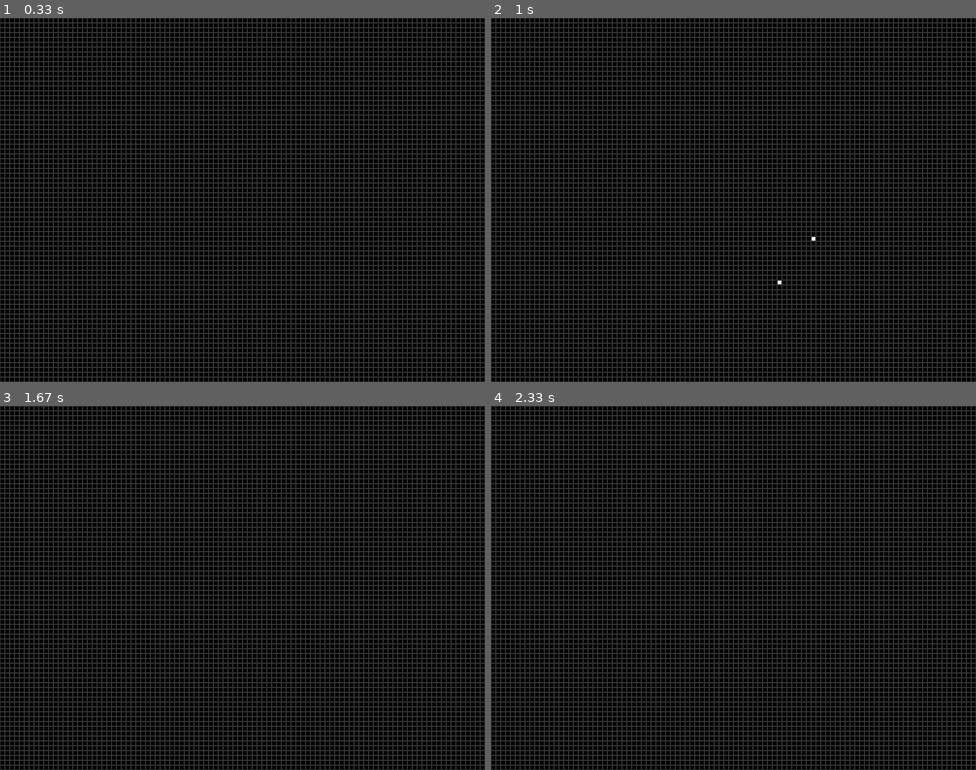
Above: before the commit, frames 1-4 (two rows, left to right).
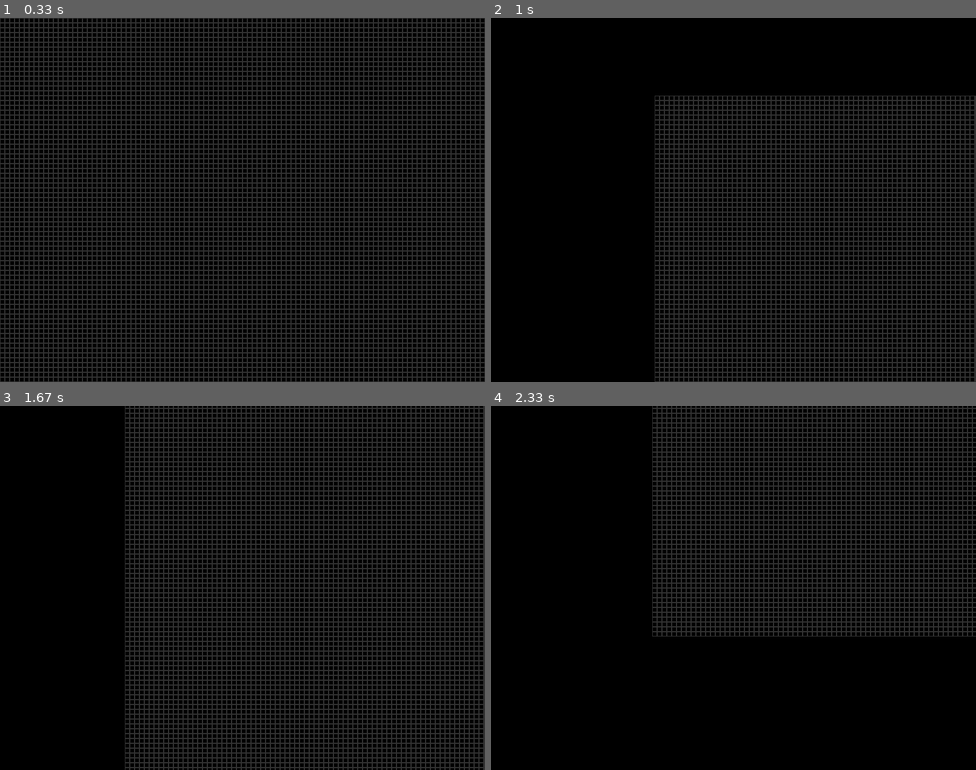
Above: after the commit, the same moments.

Repository: nicovgross/game-of-life
Game: pygame game, started from game-of-life.py
Same seed, same stepped clock (60 frames per second), same inputs: the game is played once before the commit and once after it.
Inputs (mouse positions are in pixels of both pictures, inside the frame that each line leads up to):
- Up to frame 1 (0.33 s): no input
- Up to frame 2 (1 s): press the mouse at (617, 203) at 0.37 s; move the mouse to (699, 243) at 0.47 s; release the mouse at (782, 280) at 0.6 s; click (815, 240) at 0.8 s
- Up to frame 3 (1.67 s): tap Space at 1.07 s; press the mouse at (324, 628) at 1.5 s; move the mouse to (286, 540) at 1.6 s
- Up to frame 4 (2.33 s): release the mouse at (738, 456) at 1.73 s; press the mouse at (815, 628) at 1.9 s; move the mouse to (854, 544) at 2 s; release the mouse at (888, 464) at 2.13 s; press the mouse at (815, 522) at 2.3 s

Frame 1 is identical in both runs. In frame 2, 40% of the frame differs, in the area x 0-100%, y 0-100%; in frame 3, 58%; in frame 4, 52%.

Commit message:
fixed dragging detection

Diff:
--- a/game-of-life.py
+++ b/game-of-life.py
@@ -51,57 +51,45 @@
 
     return new_board
 
-def handle_events(board, running, CELL_SIZE, offset):
-
+def handle_events(board, running, CELL_SIZE, offset, state):
     for event in pygame.event.get():
         if event.type == pygame.QUIT:
             pygame.quit()
             sys.exit()
 
-        if event.type == pygame.MOUSEBUTTONDOWN and not running:
+        if event.type == pygame.MOUSEBUTTONDOWN:
+            if event.button == 1:  #left click to activate cell or drag the grid
+                state["dragging"] = True
+                state["initial_position"] = pygame.mouse.get_pos()
+                state["moved"] = False  #flag to check if there was a significant movement
 
-            if event.button == 1: #left click to activate cell
-                left_click = pygame.mouse.get_pressed()[0]
-                initial_position = pygame.mouse.get_pos()
-                while left_click:
-                    for event in pygame.event.get():
-                        if event.type == pygame.QUIT:
-                            pygame.quit()
-                            sys.exit()
-                    left_click = pygame.mouse.get_pressed()[0]
-
-                current_mouse_pos = pygame.mouse.get_pos()
-                dx = current_mouse_pos[0] - initial_position[0]
-                dy = current_mouse_pos[1] - initial_position[1]
-                offset[0] = dx
-                offset[1] = dy
-
-
-                '''if offset == [0, 0]:
-                    offset = [0, 0]
-                    continue
-
-                print(initial_position, current_mouse_pos)
-                print(dx, dy)
-                print(offset)'''
-
-                x, y = pygame.mouse.get_pos()
-                cell_x, cell_y = x // CELL_SIZE, y // CELL_SIZE
-                board[cell_y, cell_x] = 1 - board[cell_y, cell_x]
-
-        if event.type == pygame.MOUSEBUTTONDOWN:
             if event.button == 4 and CELL_SIZE <= 60: #scroll up to zoom in
-                    CELL_SIZE *= 1.25
+                    CELL_SIZE = int(CELL_SIZE * 1.25)
             if event.button == 5 and CELL_SIZE >= 4: #scroll down to zoom out
                     CELL_SIZE //= 1.25
 
-        '''if event.type == pygame.MOUSEMOTION and dragging:
+        #detects if user is dragging the grid
+        if event.type == pygame.MOUSEMOTION and state["dragging"]:
             current_mouse_pos = pygame.mouse.get_pos()
-            dx = current_mouse_pos[0] - last_mouse_pos[0]
-            dy = current_mouse_pos[1] - last_mouse_pos[1]
-            offset[0] += dx
-            offset[1] += dy
-            last_mouse_pos = current_mouse_pos'''
+            dx = current_mouse_pos[0] - state["initial_position"][0]
+            dy = current_mouse_pos[1] - state["initial_position"][1]
+
+            if abs(dx) > 2 or abs(dy) > 2:  #defines if movement was significant enough
+                offset[0] += dx
+                offset[1] += dy
+                state["initial_position"] = current_mouse_pos  #updates initial position
+                state["moved"] = True
+
+        if event.type == pygame.MOUSEBUTTONUP:
+            if event.button == 1:  #left click to activate cell
+                state["dragging"] = False
+
+                #only activates cell if there was no significant movement
+                if not state["moved"]:
+                    x, y = pygame.mouse.get_pos()
+                    cell_x, cell_y = (x - offset[0]) // CELL_SIZE, (y - offset[1]) // CELL_SIZE
+                    if 0 <= cell_x < GRID_SIZE and 0 <= cell_y < GRID_SIZE:
+                        board[cell_y, cell_x] = 1 - board[cell_y, cell_x]
 
         if event.type == pygame.KEYDOWN:
             if event.key == pygame.K_SPACE:
@@ -112,7 +100,7 @@
             if event.key == pygame.K_f:
                 pygame.display.toggle_fullscreen()
 
-    return board, running, int(CELL_SIZE), offset
+    return board, running, CELL_SIZE, offset
 
 def draw_grid(board, screen, CELL_SIZE, offset):
     screen.fill(BLACK)
@@ -131,10 +119,13 @@
 
     board = initialize_board(GRID_SIZE)
     running = False
-    offset = [0, 0]
+    offset = [0, 0] #indicates how far the grid has been dragged, and used to display the grid in the correct position
+
+    #dictionary that handles mouse dragging
+    state = {"dragging": False, "initial_position": None}
+
     while True:
-        board, running, CELL_SIZE, offset = handle_events(board, running, CELL_SIZE, offset)
-        #print(offset)
+        board, running, CELL_SIZE, offset = handle_events(board, running, CELL_SIZE, offset, state)
 
         if running:
             board = update_board(board)
--- a/test.py
+++ b/test.py
@@ -258,6 +258,7 @@
 
 game_of_life()'''
 
+'''
 import pygame
 import numpy as np
 import sys
@@ -295,4 +296,133 @@
 
 # Executar o jogo
 if __name__ == "__main__":
+    game_of_life()'''
+
+
+import numpy as np
+import sys
+import pygame
+
+WIDTH, HEIGHT = 800, 600
+GRID_SIZE = 100
+CELL_SIZE = WIDTH // GRID_SIZE
+FPS = 10
+
+BLACK = (0, 0, 0)
+WHITE = (255, 255, 255)
+GRAY = (50, 50, 50)
+
+def initialize_board(n):
+    board = np.zeros([n, n])
+    return board
+
+def check_neighbors(board, cell):
+    live_neighbors = 0
+    i = cell[0]
+    j = cell[1]
+
+    neighbors = [tuple([i-1, j-1]), tuple([i-1, j]), tuple([i-1, j+1]), tuple([i, j+1]),
+                 tuple([i+1, j+1]), tuple([i+1, j]), tuple([i+1, j-1]), tuple([i, j-1])]
+
+    for neighbor in neighbors:
+        if neighbor[0] < 0 or neighbor[0] > board.shape[0]-1 or neighbor[1] < 0 or neighbor[1] > board.shape[0]-1:
+            continue
+        if board[neighbor] == 1:
+            live_neighbors += 1
+
+    return live_neighbors
+
+def update_board(prev_board):
+    n = prev_board.shape[0]
+    new_board = initialize_board(n)
+
+    for i in range(n):
+        for j in range(n):
+            cell = tuple([i, j])
+            alive = 1 if prev_board[cell] == 1 else 0
+
+            live_neighbors = check_neighbors(prev_board, cell)
+
+            if alive and live_neighbors in [2, 3]:
+                new_board[cell] = 1
+            elif alive and live_neighbors not in [2, 3]:
+                new_board[cell] = 0
+            elif not alive and live_neighbors == 3:
+                new_board[cell] = 1
+
+    return new_board
+
+def handle_events(board, running, CELL_SIZE, offset):
+
+    for event in pygame.event.get():
+        if event.type == pygame.QUIT:
+            pygame.quit()
+            sys.exit()
+
+        if event.type == pygame.MOUSEBUTTONDOWN and not running:
+            if event.button == 1: #left click to activate cell
+                x, y = pygame.mouse.get_pos()
+                cell_x, cell_y = x // CELL_SIZE, y // CELL_SIZE
+                board[cell_y, cell_x] = 1 - board[cell_y, cell_x]
+
+        if event.type == pygame.MOUSEBUTTONDOWN:
+            if event.button == 4 and CELL_SIZE <= 60: #scroll up to zoom in
+                    CELL_SIZE *= 1.25
+            if event.button == 5 and CELL_SIZE >= 4: #scroll down to zoom out
+                    CELL_SIZE //= 1.25
+
+        if event.type == pygame.KEYDOWN:
+            if event.key == pygame.K_SPACE:
+                running = not running
+            if event.key == pygame.K_r:
+                board = initialize_board(GRID_SIZE)
+                running = False
+            if event.key == pygame.K_f:
+                pygame.display.toggle_fullscreen()
+            if event.key == pygame.K_a:
+                offset[0] += CELL_SIZE
+            if event.key == pygame.K_d:
+                offset[0] -= CELL_SIZE
+            if event.key == pygame.K_w:
+                offset[1] += CELL_SIZE
+            if event.key == pygame.K_s:
+                offset[1] -= CELL_SIZE
+
+        print(offset)
+
+    return board, running, int(CELL_SIZE), offset
+
+def draw_grid(board, screen, CELL_SIZE, offset):
+    screen.fill(BLACK)
+    for i in range(GRID_SIZE):
+        for j in range(GRID_SIZE):
+            rect = pygame.Rect(j * CELL_SIZE + offset[0], i * CELL_SIZE + offset[1], CELL_SIZE, CELL_SIZE)
+            color = WHITE if board[i, j] == 1 else BLACK
+            pygame.draw.rect(screen, color, rect)
+            pygame.draw.rect(screen, GRAY, rect, 1)
+
+def game_of_life(CELL_SIZE=CELL_SIZE):
+    pygame.init()
+    screen = pygame.display.set_mode((WIDTH, HEIGHT), pygame.RESIZABLE)
+    pygame.display.set_caption("Game of Life")
+    clock = pygame.time.Clock()
+
+    board = initialize_board(GRID_SIZE)
+    running = False
+    offset = [0, 0]
+    while True:
+        board, running, CELL_SIZE, offset = handle_events(board, running, CELL_SIZE, offset)
+        #print(offset)
+
+        if running:
+            board = update_board(board)
+
+        draw_grid(board, screen, CELL_SIZE, offset)
+
+        #offset = [0, 0]
+
+        pygame.display.flip()
+        clock.tick(FPS)
+
+if __name__ == "__main__":
     game_of_life()
